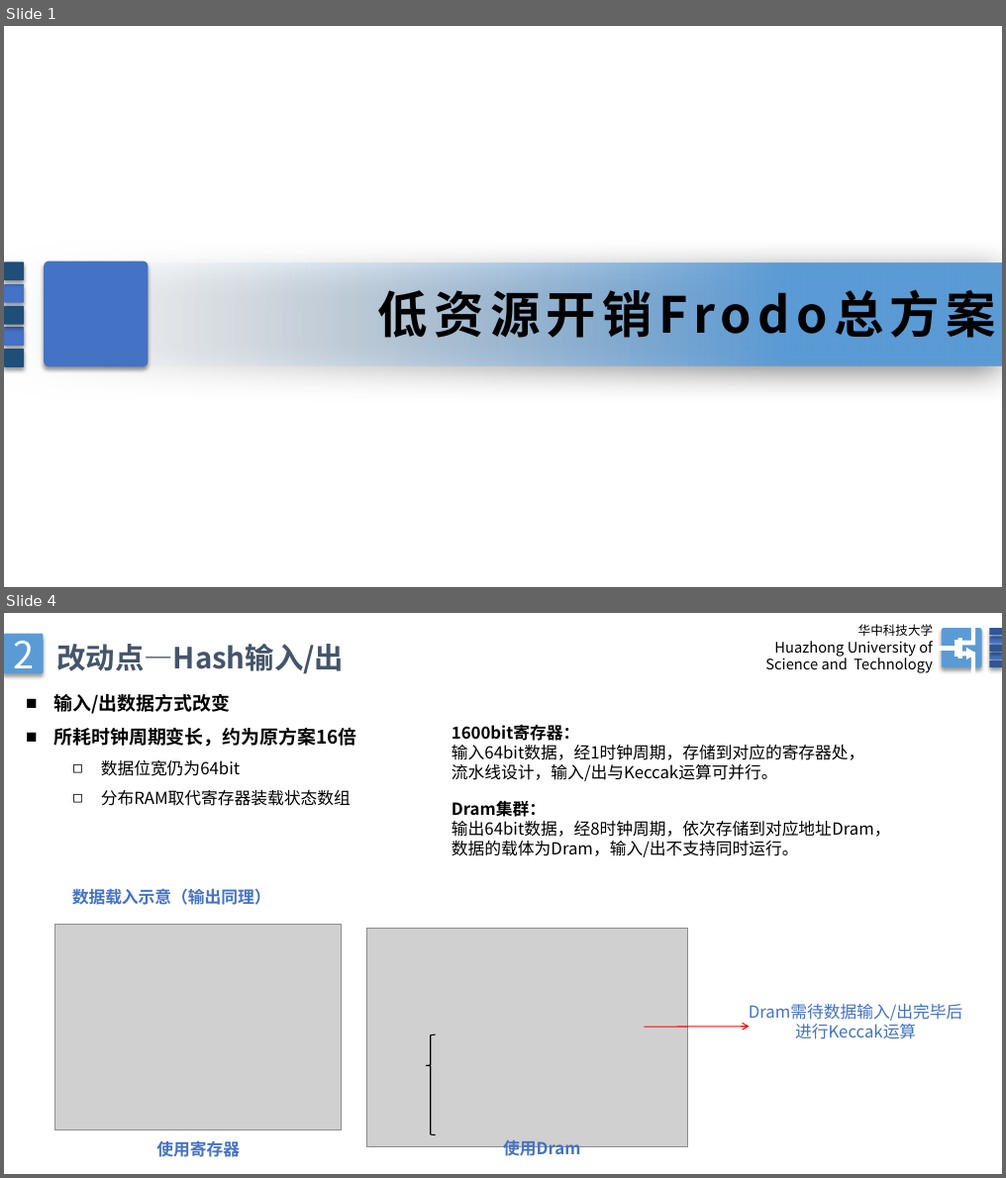
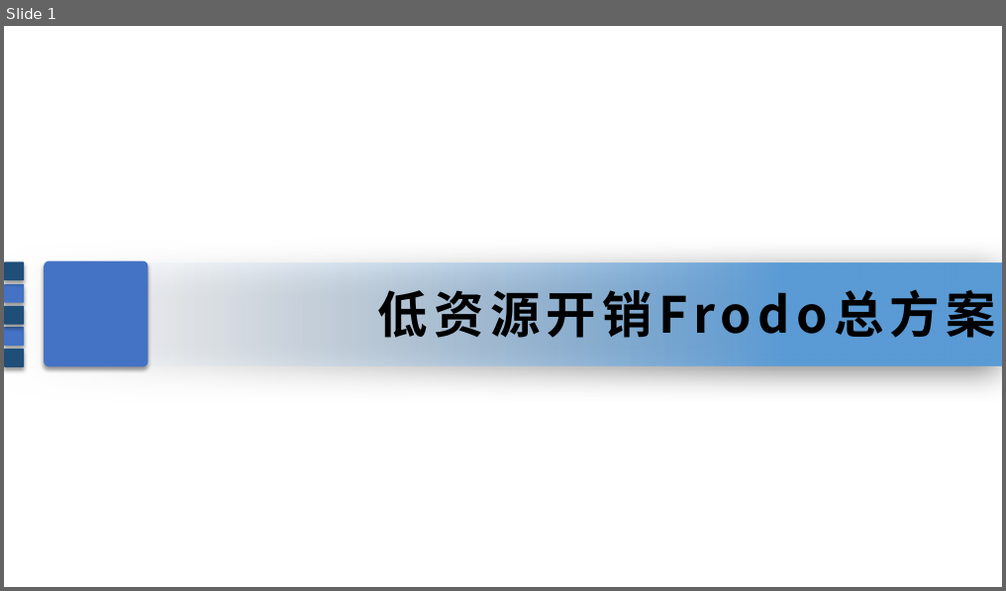
Before and after one commit to Low-Runahead-Frodo/Frodo, a slide deck: doc/5月汇报.pptx. Shown one above the other, each under a label of ours: slides 1 and 4 before the commit, slide 1 after it; the slides between them are not shown. The pictures are 1006x1178 and 1006x591 pixels, drawn with LibreOffice and Linux fonts; fonts in the diff are those of the drawing; grey boxes stand for pictures. Boxes give left, top, right and bottom in pixels: in the first picture for what was removed or moved away, otherwise in the second. Text is boxed around its words. In the diff, an @@ line names an element or a change of style, - is before the commit and + after.

```diff
--- a/doc/5月汇报.pptx
+++ b/doc/5月汇报.pptx
@@ slide 4 removed at <box>4,613,1002,1174</box>, background #FFFFFF @@
@@ rounded rectangle removed at <box>4,633,43,673</box> @@
-2
@@ group removed at <box>765,621,1002,674</box>: 6 rounded rectangles, 1 text, 1 freeform shape @@
-华中科技大学
-Huazhong University of
-Science and Technology
@@ text removed at <box>56,644,344,674</box> @@
-改动点—Hash输入/出
@@ text removed at <box>54,694,357,806</box> @@
-■ 输入/出数据方式改变
-■ 所耗时钟周期变长，约为原方案16倍
-    ◻ 数据位宽仍为64bit
-    ◻ 分布RAM取代寄存器装载状态数组
@@ text removed at <box>451,724,865,781</box> @@
-1600bit寄存器：
-输入64bit数据，经1时钟周期，存储到对应的寄存器处， 流水线设计，输入/出与Keccak运算可并行。
@@ text removed at <box>451,800,891,858</box> @@
-Dram集群：
-输出64bit数据，经8时钟周期，依次存储到对应地址Dram，
-数据的载体为Dram，输入/出不支持同时运行。
@@ text removed at <box>72,888,271,905</box> @@
-数据载入示意（输出同理）
@@ picture removed at <box>55,925,342,1131</box> @@
@@ picture removed at <box>366,928,687,1148</box> @@
@@ arrow removed from (645, 1027) to (748, 1027) @@
@@ text removed at <box>748,1004,963,1040</box> @@
-Dram需待数据输入/出完毕后
-进行Keccak运算
@@ left brace removed at <box>426,1035,436,1136</box> @@
@@ text removed at <box>156,1142,240,1157</box> @@
-使用寄存器
@@ text removed at <box>503,1141,580,1160</box> @@
-使用Dram
```
Also in this commit, not shown: 2 slides changed, 2 slides added, 5 other slides removed, 46 other files.
